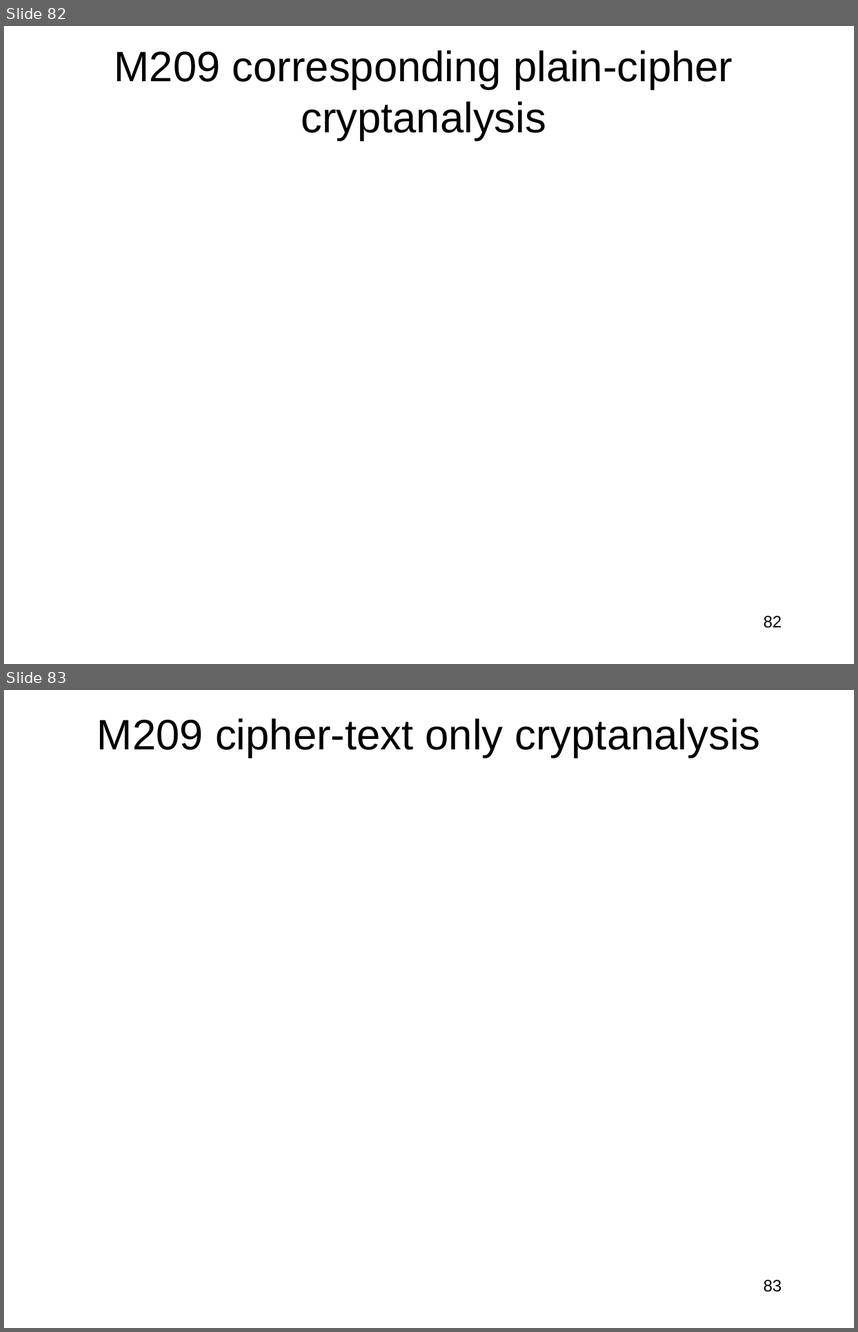
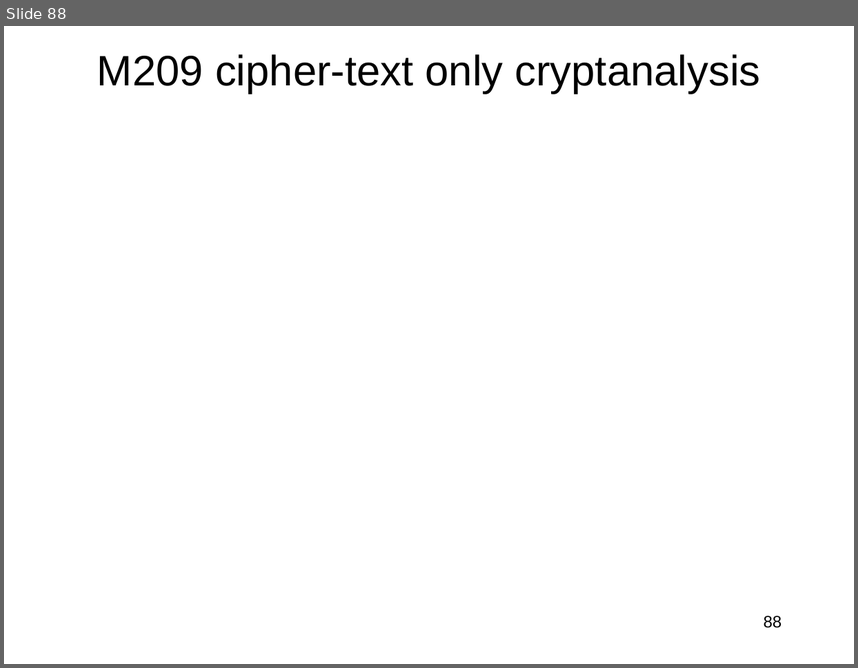
Before and after one commit to jlmucb/class_notes, a slide deck: BerkeleyClass/CS290Spring2013/Lectures/Cryptoclass2.pptx. Shown one above the other, each under a label of ours: slides 82 and 83 before the commit, slide 88 after it. The pictures are 858x1332 and 858x668 pixels, drawn with LibreOffice and Linux fonts; fonts in the diff are those of the drawing; grey boxes stand for pictures. Boxes give left, top, right and bottom in pixels: in the first picture for what was removed or moved away, otherwise in the second. Text is boxed around its words. In the diff, an @@ line names an element or a change of style, - is before the commit and + after.

```diff
--- a/BerkeleyClass/CS290Spring2013/Lectures/Cryptoclass2.pptx
+++ b/BerkeleyClass/CS290Spring2013/Lectures/Cryptoclass2.pptx
@@ slide 82 removed at (4,26,854,664), background #FFFFFF @@
@@ title removed at (114,50,733,140) @@
-M209 corresponding plain-cipher cryptanalysis
@@ page number removed at (764,615,782,628) @@
-82
@@ what was slide 83 is now slide 88 @@
@@ page number at (764,615,782,628): text changed @@
-83
+88
```
Also in this commit, not shown: 1 slide changed, 6 slides added, 1 other file.
